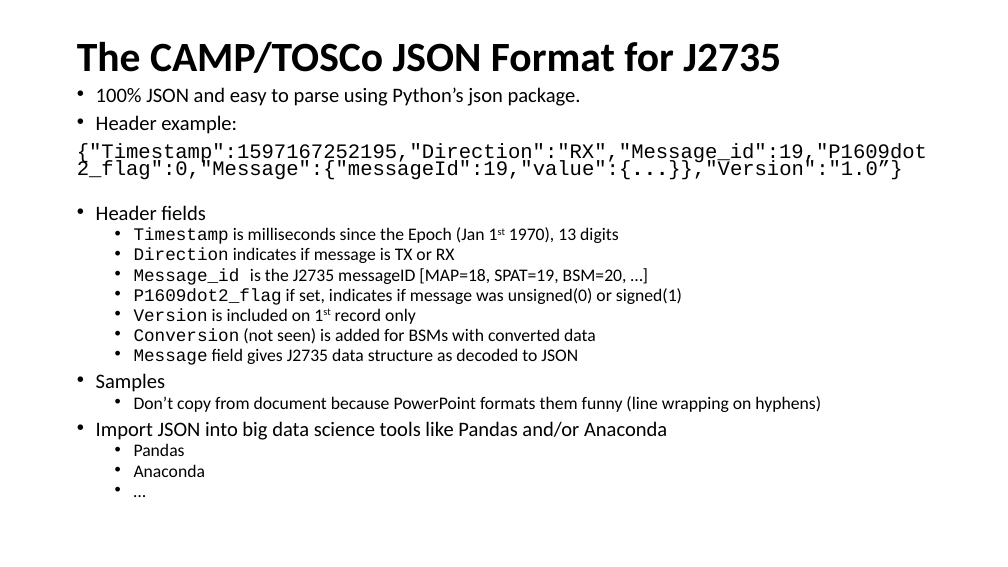
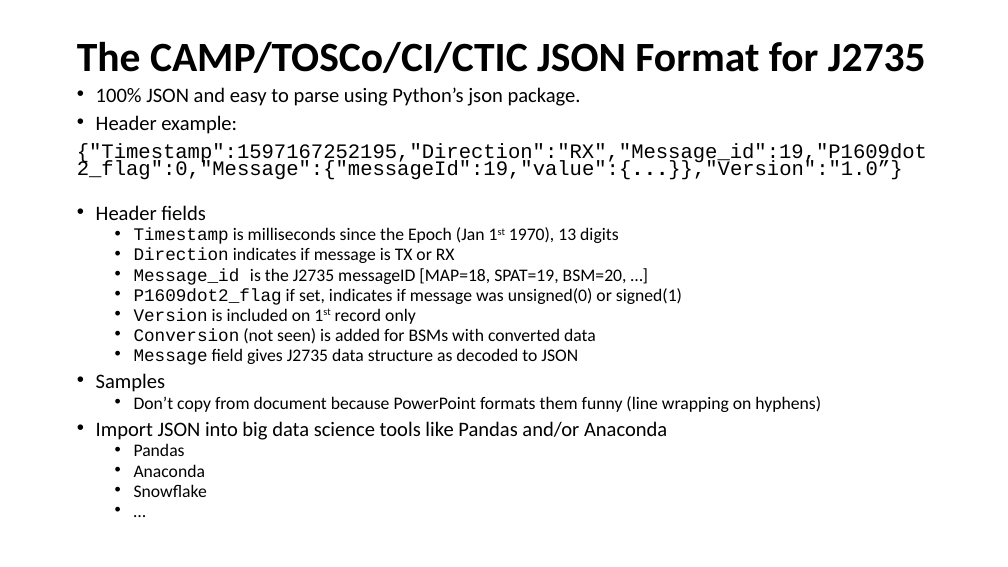
Before and after one commit to nprobert/j2735_tools, a slide deck: slide 13 of docs/NTCNA PCAP Decoder JSON Converter.pptx. Drawn at 1008x567 pixels with LibreOffice and Linux fonts; fonts in the diff are those of the drawing. Boxes give left, top, right and bottom in pixels: in the first picture for what was removed or moved away, otherwise in the second. Text is boxed around its words. In the diff, an @@ line names an element or a change of style, - is before the commit and + after.

```diff
--- a/docs/NTCNA PCAP Decoder JSON Converter.pptx
+++ b/docs/NTCNA PCAP Decoder JSON Converter.pptx
@@ title at bbox=[77, 41, 926, 73]: text changed @@
-The CAMP/TOSCo JSON Format for J2735
+The CAMP/TOSCo/CI/CTIC JSON Format for J2735
@@ text at bbox=[134, 484, 207, 497]: paragraph added @@
+  • Snowflake
```
Also in this commit, not shown: 13 other slides changed, 6 other files.
